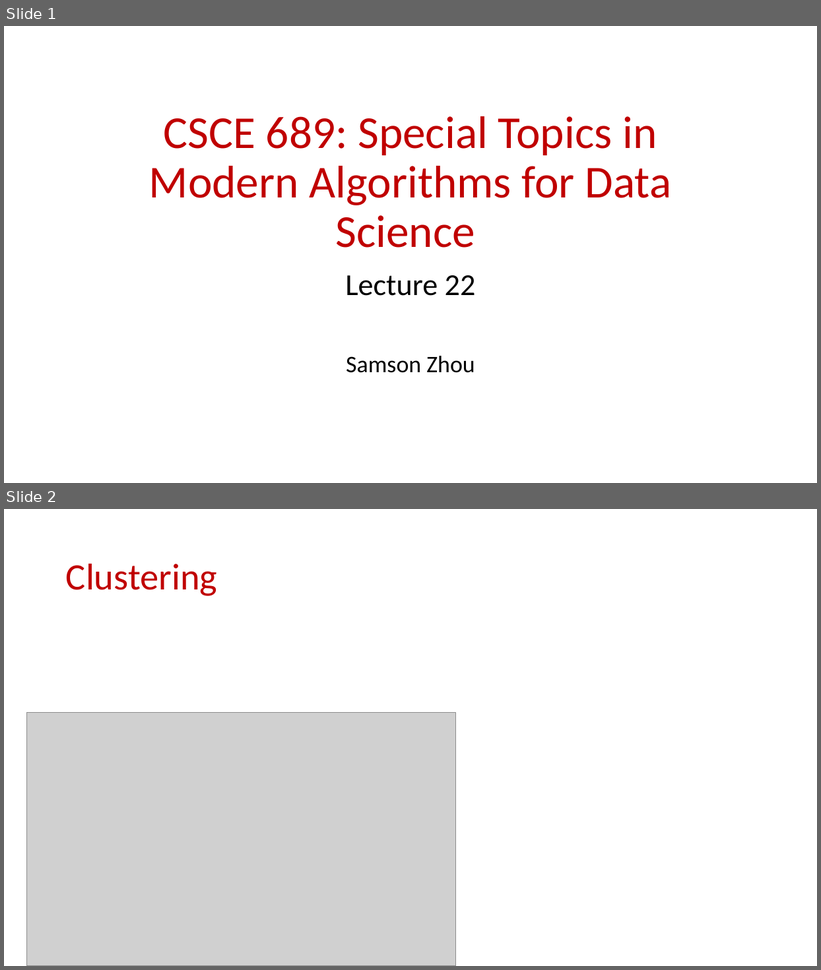
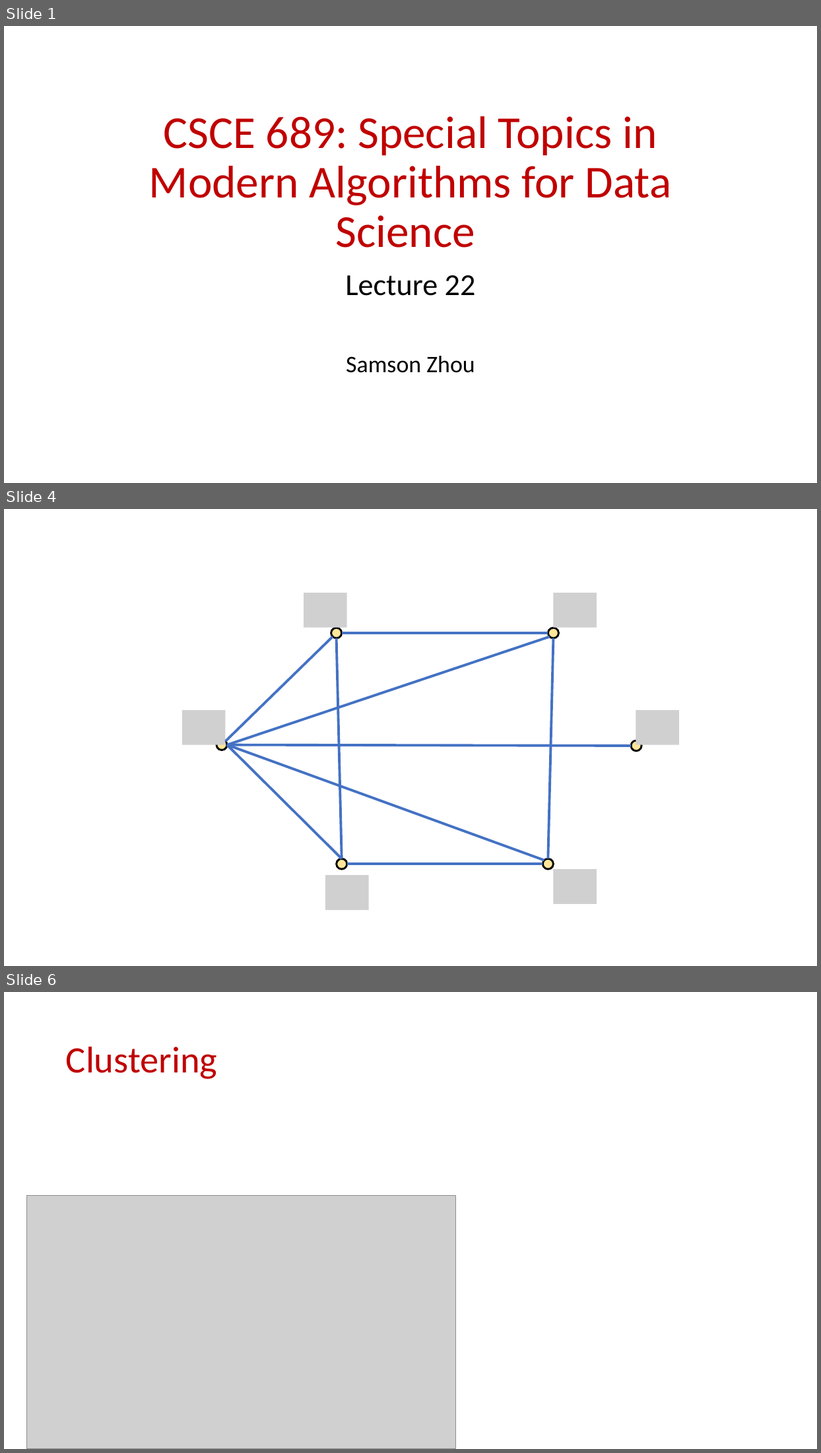
Before and after one commit to samsonzhou/samsonzhou.github.io, a slide deck: CSCE689-23/L22.pptx. Shown one above the other, each under a label of ours: slides 1 and 2 before the commit, slides 1, 4 and 6 after it; the slides between them are not shown. The pictures are 821x970 and 821x1453 pixels, drawn with LibreOffice and Linux fonts; fonts in the diff are those of the drawing; grey boxes stand for pictures. Boxes give left, top, right and bottom in pixels: in the first picture for what was removed or moved away, otherwise in the second. Text is boxed around its words. In the diff, an @@ line names an element or a change of style, - is before the commit and + after.

```diff
--- a/CSCE689-23/L22.pptx
+++ b/CSCE689-23/L22.pptx
@@ slide 4 added at (4,509,817,966), background #FFFFFF @@
@@ picture added at (304,593,347,627) @@
@@ picture added at (554,593,597,627) @@
@@ line added from (225, 741) to (333, 637), #4472C4 3 pt @@
@@ line added from (227, 745) to (550, 637), #4472C4 3 pt @@
@@ ellipse added at (331,628,341,638), fill #FFE699, outline #000000 2.25 pt @@
@@ line added from (337, 638) to (342, 859), #4472C4 3 pt @@
@@ line added from (342, 633) to (548, 633), #4472C4 3 pt @@
@@ ellipse added at (548,628,558,638), fill #FFE699, outline #000000 2.25 pt @@
@@ line added from (554, 638) to (548, 859), #4472C4 3 pt @@
@@ picture added at (182,710,225,745) @@
@@ picture added at (636,710,679,745) @@
@@ ellipse added at (217,739,226,750), fill #FFE699, outline #000000 2.25 pt @@
@@ line added from (227, 745) to (342, 859), #4472C4 3 pt @@
@@ line added from (227, 745) to (545, 860), #4472C4 3 pt @@
@@ line added from (227, 745) to (631, 746), #4472C4 3 pt @@
@@ ellipse added at (631,741,642,751), fill #FFE699, outline #000000 2.25 pt @@
@@ ellipse added at (337,859,347,869), fill #FFE699, outline #000000 2.25 pt @@
@@ line added from (347, 864) to (543, 864), #4472C4 3 pt @@
@@ ellipse added at (543,859,554,869), fill #FFE699, outline #000000 2.25 pt @@
@@ picture added at (325,875,369,910) @@
@@ picture added at (554,869,597,904) @@
@@ what was slide 2 is now slide 6 @@
```
Also in this commit, not shown: 7 other slides added, 2 other files.
